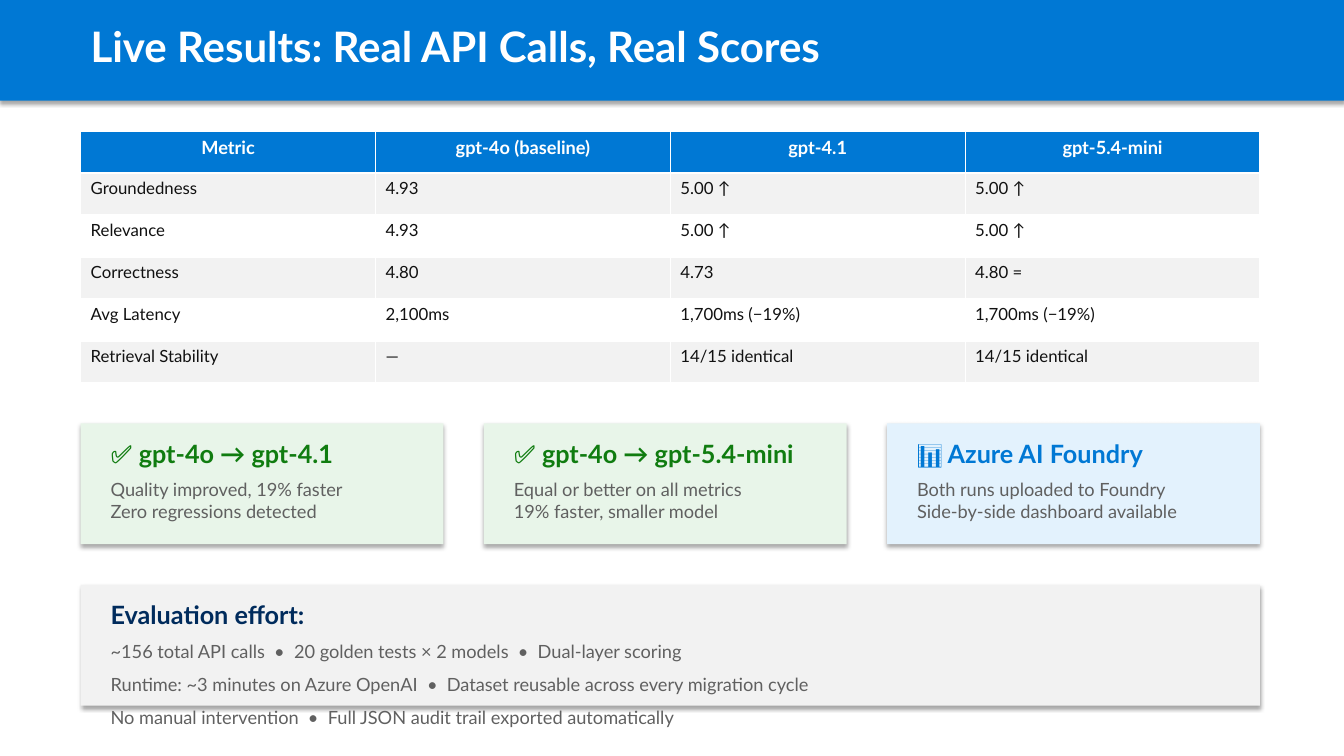
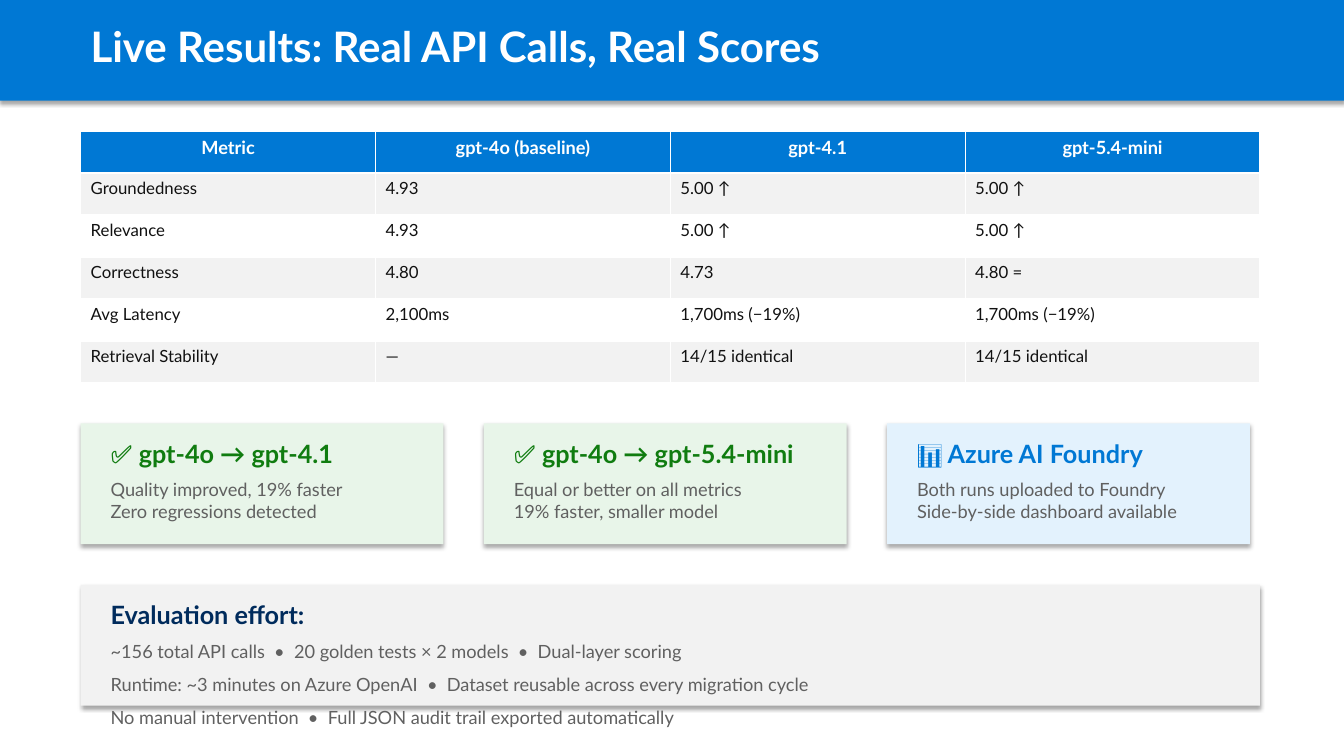
Before and after one commit to aiappsgbb/AOAI-models-migration, a slide deck: slide 10 of docs/azure-openai-model-migration-approach.pptx (slide 6 before the commit). Drawn at 1344x756 pixels with LibreOffice and Linux fonts; fonts in the diff are those of the drawing. Boxes give left, top, right and bottom in pixels: in the first picture for what was removed or moved away, otherwise in the second. Text is boxed around its words. In the diff, an @@ line names an element or a change of style, - is before the commit and + after.

```diff
--- a/docs/azure-openai-model-migration-approach.pptx
+++ b/docs/azure-openai-model-migration-approach.pptx
@@ rectangle: place and size @@
-rectangle at box(887, 423, 1260, 544)
+rectangle at box(887, 423, 1250, 544)
```
Also in this commit, not shown: 10 other slides changed, 4 slides added, 1 slide removed, 1 other file.
